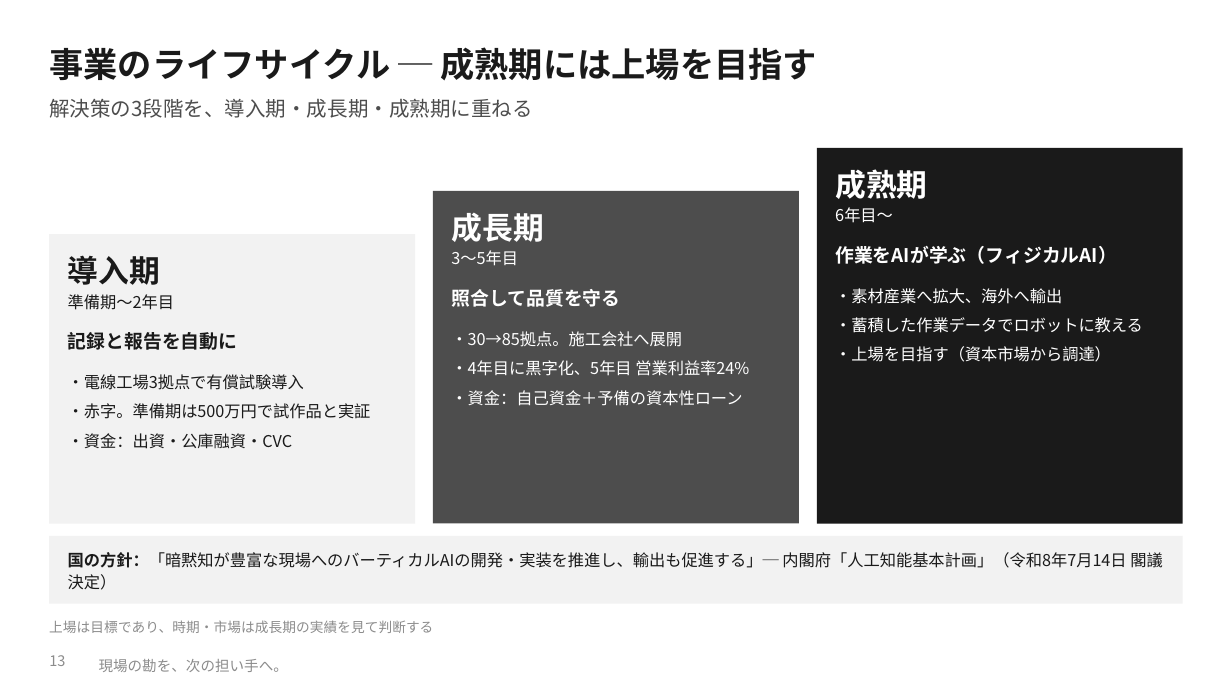
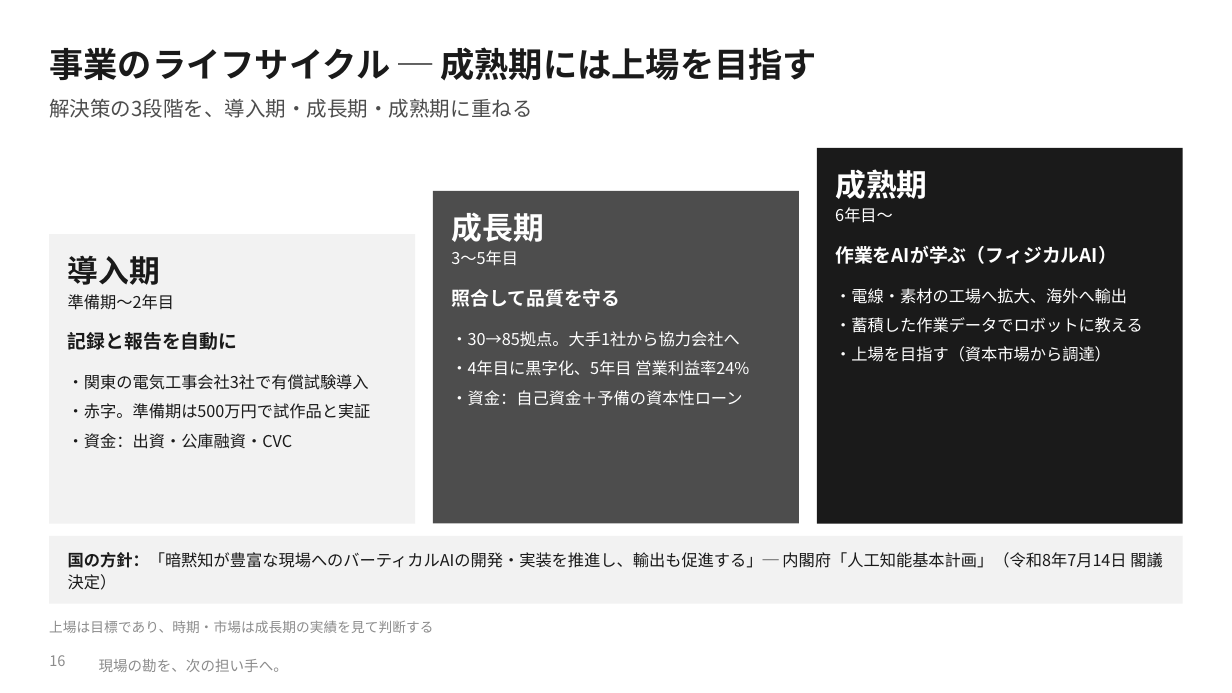
Before and after one commit to SEITOSHIKI/-ai-commute-audio-, a slide deck: slide 16 of deck/令和の虎_事業計画書_三現ワークス.pptx (slide 13 before the commit). Drawn at 1232x693 pixels with LibreOffice and Linux fonts; fonts in the diff are those of the drawing; background and template pictures are left out. Boxes give left, top, right and bottom in pixels: in the first picture for what was removed or moved away, otherwise in the second. Text is boxed around its words. In the diff, an @@ line names an element or a change of style, - is before the commit and + after.

```diff
--- a/deck/令和の虎_事業計画書_三現ワークス.pptx
+++ b/deck/令和の虎_事業計画書_三現ワークス.pptx
@@ text at box(835, 288, 1127, 304): text changed @@
-・素材産業へ拡大、海外へ輸出
+・電線・素材の工場へ拡大、海外へ輸出
@@ text at box(451, 331, 739, 347): text changed @@
-・30→85拠点。施工会社へ展開
+・30→85拠点。大手1社から協力会社へ
@@ text at box(68, 374, 369, 390): text changed @@
-・電線工場3拠点で有償試験導入
+・関東の電気工事会社3社で有償試験導入
@@ page number at box(49, 655, 65, 666): text changed @@
-13
+16
```
Also in this commit, not shown: 9 other slides changed, 5 slides added, 2 slides removed, 16 other files.
